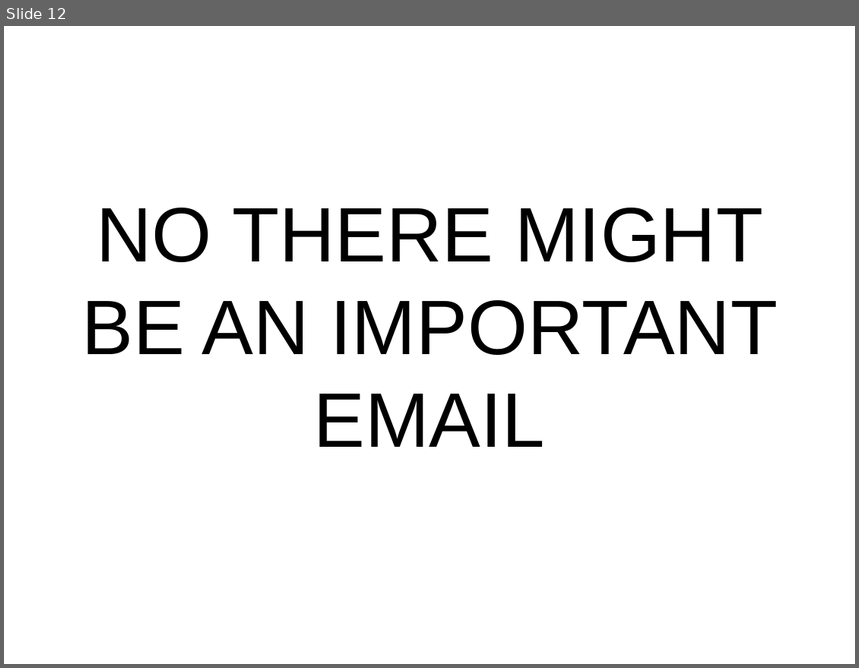
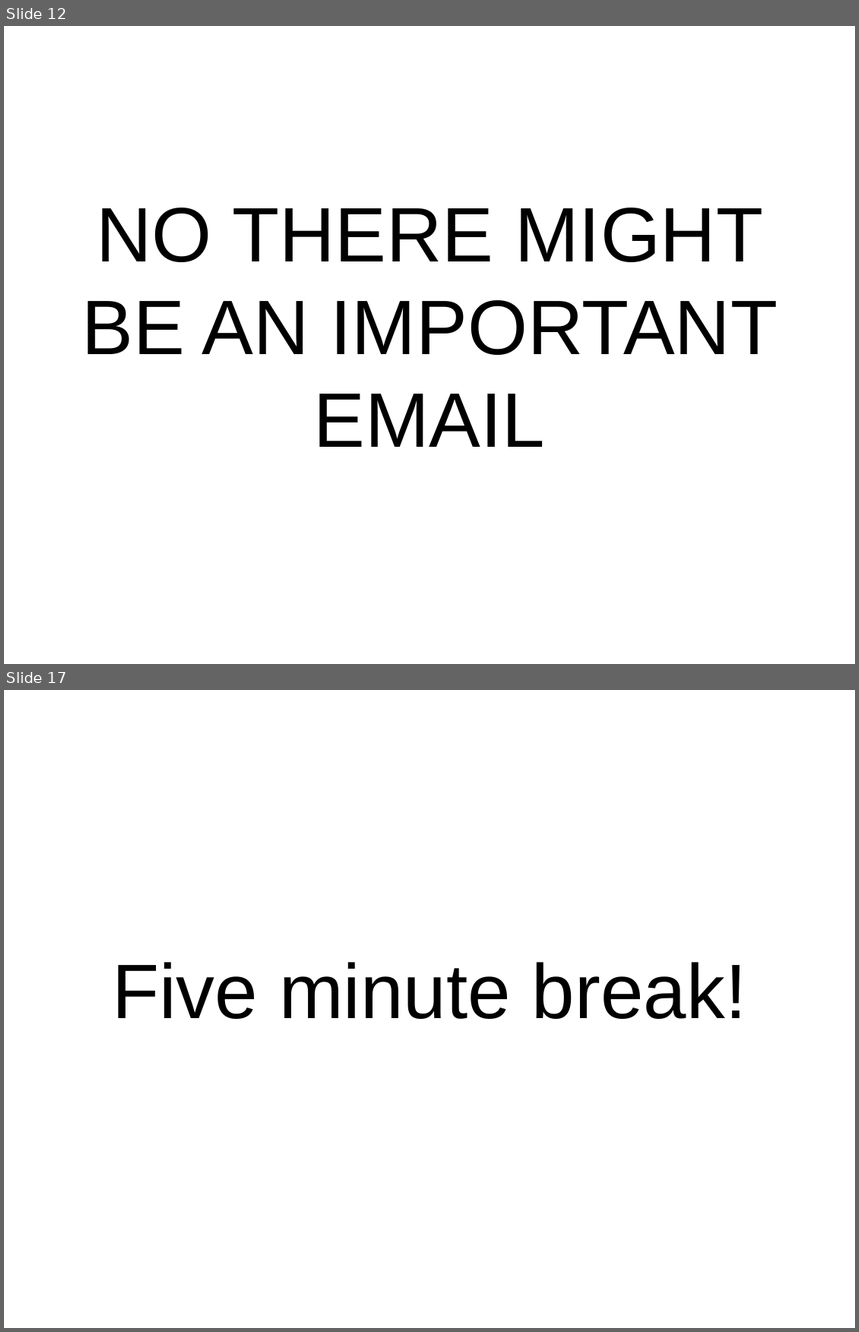
Before and after one commit to setitesuk/presentations, a slide deck: pomodoro_lightning_talk.odp. Shown one above the other, each under a label of ours: slide 12 before the commit, slides 12 and 17 after it; the slides between them are not shown. The pictures are 859x668 and 859x1332 pixels, drawn with LibreOffice and Linux fonts; fonts in the diff are those of the drawing. Boxes give left, top, right and bottom in pixels: in the first picture for what was removed or moved away, otherwise in the second. Text is boxed around its words. In the diff, an @@ line names an element or a change of style, - is before the commit and + after.

```diff
--- a/pomodoro_lightning_talk.odp
+++ b/pomodoro_lightning_talk.odp
@@ slide 17 added at [4,690,855,1328], background #FFFFFF @@
@@ subtitle added at [112,962,747,1019], 72 pt, text #000000 @@
+Five minute break!
```
Also in this commit, not shown: 1 slide changed, 12 other slides added.
